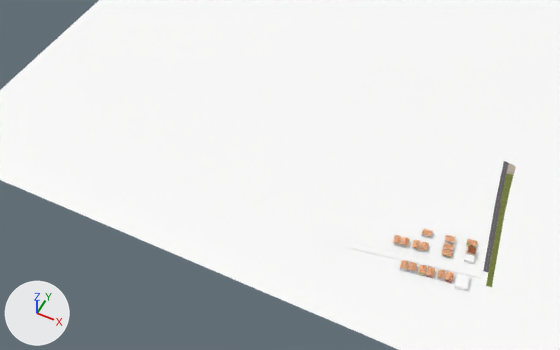
Before and after pictures for a commit that changed the FBX model My project/Assets/Mapa/mapa.fbx.
One viewpoint serves both versions: a camera (50 mm lens) standing at (0.002, -0.303, 0.26) and looking at (-0.106, -0.087, -0.01). Lighting does not change. The marker at lower left points along +X, +Y and +Z. Where no turn or scale is listed for an object, it has been applied to the vertices.

Before the edit, the objects in view are built like this:
```python
me_mesh_081 = bpy.data.meshes.new('Mesh.081')
me_mesh_081.from_pydata([(-0.0319, -0.0072, 0.0), (0.0324, 0.0047, 0.0), (-0.0324, -0.0047, 0.0), (0.0319, 0.0072, 0.0)], [], [(0, 1, 3, 2)])
me_mesh_081.materials.append(mat_lambert1)  # its picture is missing
me_mesh_082 = bpy.data.meshes.new('Mesh.082')
me_mesh_082.from_pydata(...)  # 14 vertices, 9 faces; spans x -0.0278..0.0278, y -0.0057..0.0056, z 0.0
me_mesh_082.materials.append(mat_lambert1)  # its picture is missing
# before: 0 (-0.0276, -0.0057, 0.0) at pixel (344, 246), 2 (-0.0276, -0.0057, 0.0) at pixel (344, 246), 4 (-0.0278, -0.0047, 0.0) at pixel (345, 244), 5 (-0.0278, -0.0047, 0.0) at pixel (345, 245)
me_mesh_083 = bpy.data.meshes.new('Mesh.083')
me_mesh_083.from_pydata(...)  # 14 vertices, 9 faces; spans x -0.0278..0.0277, y -0.0057..0.0057, z 0.0
me_mesh_083.materials.append(mat_lambert1)  # its picture is missing
# before: 0 (-0.0276, -0.0057, 0.0) at pixel (346, 240), 1 (-0.0276, -0.0057, 0.0) at pixel (346, 240), 2 (-0.0278, -0.0047, 0.0) at pixel (347, 238), 4 (-0.0278, -0.0047, 0.0) at pixel (347, 238)
me_mesh_085 = bpy.data.meshes.new('Mesh.085')
me_mesh_085.from_pydata(...)  # 36 vertices, 34 faces; spans x -0.016..0.0163, y -0.0036..0.0028, z 0.0
me_mesh_085.materials.append(mat_lambert1)  # its picture is missing
me_mesh_088 = bpy.data.meshes.new('Mesh.088')
me_mesh_088.from_pydata(...)  # 26 vertices, 12 faces; spans x -0.0081..0.0037, y -0.0185..0.045, z 0.0
me_mesh_088.materials.append(mat_calle_de_servicio_vicuña1)  # picture img_calle_de_servicio_vicuña_mackenna_1_jpg
ob_pasted__pcube15 = bpy.data.objects.new('pasted__pCube15', me_mesh_083)
ob_pasted__pcube15.location = (-0.0334, -0.1097, 0.0003)
ob_pcube15 = bpy.data.objects.new('pCube15', me_mesh_082)
ob_pcube15.location = (-0.033, -0.1131, 0.0003)
ob_pcube17 = bpy.data.objects.new('pCube17', me_mesh_085)
ob_pcube17.location = (-0.0329, -0.043, 0.0)
ob_pplane3 = bpy.data.objects.new('pPlane3', me_mesh_081)
ob_pplane3.location = (-0.0376, -0.1122, 0.0002)
ob_pplane4 = bpy.data.objects.new('pPlane4', me_mesh_088)
ob_pplane4.location = (-0.0073, -0.0861, 0.0)
# also in view: 'pCube19' at (-0.016, -0.003, 0.0); 'pCube16' at (-0.011, -0.072, 0.0); 'pPlane1' at (0.0, 0.0, 0.0); 'pCube18' at (-0.006, -0.076, 0.0)
```
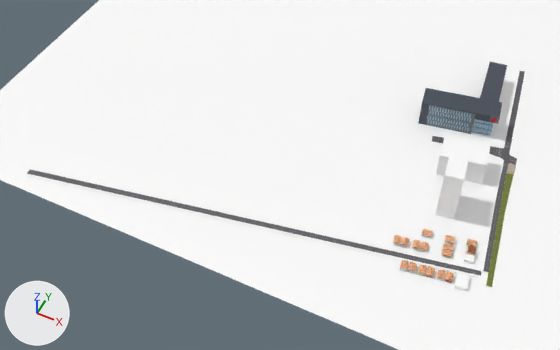
Pixel boxes [x1, y1, x2, y2] of what changed, in the pictures (560 x 350 px):
'pPlane5', added: after [27, 170, 481, 276]
'pCube22', added: after [421, 88, 502, 124]
'pCube25', added: after [436, 134, 491, 184]
'pCube24', added: after [435, 151, 470, 219]
'pCube15', reshaped (231% wider, 209% taller): before [345, 245, 482, 278]; after [26, 174, 482, 278]
'pasted__pCube15', reshaped (231% wider, 215% taller): before [347, 239, 483, 271]; after [31, 168, 483, 271]
'pCube21', added: after [471, 62, 507, 136]
'pCube20', added: after [418, 109, 474, 134]
'pPlane3', deleted: before [325, 236, 483, 276]
'pPlane7', added: after [504, 71, 525, 149]
'pCube27', added: after [500, 59, 522, 146]
'pCube17', moved: before [430, 142, 500, 161]; after [430, 141, 500, 161]
'pPlane6', added: after [432, 136, 504, 158]
'pPlane8', added: after [502, 148, 517, 166]
'pCube26', added: after [428, 132, 505, 148]

The change, as a diff of the scene's bpy script:
```diff
--- a/My project/Assets/Mapa/mapa.fbx.py
+++ b/My project/Assets/Mapa/mapa.fbx.py
@@ me_mesh_083 @@
 me_mesh_083.from_pydata(...)  # 14 vertices, 9 faces; spans x -0.0278..0.0277, y -0.0057..0.0057, z 0.0
+# me_mesh_083 part 2
+for i in [0, 1, 2, 4]: me_mesh_083.vertices[i].co += Vector((-0.1436, -0.0269, 0.0))
 me_mesh_083.materials.append(mat_lambert1)
@@ me_mesh_082 @@
 me_mesh_082.from_pydata(...)  # 14 vertices, 9 faces; spans x -0.0278..0.0278, y -0.0057..0.0056, z 0.0
+# me_mesh_082 part 1
+for i in [0, 2, 4, 5]: me_mesh_082.vertices[i].co += Vector((-0.1439, -0.0274, 0.0))
 me_mesh_082.materials.append(mat_lambert1)
@@ me_mesh_091 @@
+me_mesh_091.from_pydata([(-0.0029, -0.0076, -0.0128), (0.0049, -0.0065, -0.0128), (-0.0029, -0.0076, 0.0128), (0.0049, -0.0065, 0.0128), (-0.0049, 0.0065, 0.0128), (0.0029, 0.0076, 0.0128), (-0.0049, 0.0065, -0.0128), (0.0029, 0.0076, -0.0128)], [], [(0, 1, 3, 2), (2, 3, 5, 4), (4, 5, 7, 6), (6, 7, 1, 0), (1, 7, 5, 3), (6, 0, 2, 4)])
+me_mesh_091.materials.append(mat_lambert22)  # its picture is missing
@@ me_mesh_092 @@
+me_mesh_092.from_pydata([(-0.009, -0.0086, -0.0061), (0.0113, -0.0052, -0.0061), (-0.009, -0.0086, 0.0061), (0.0113, -0.0052, 0.0061), (-0.0113, 0.0052, 0.0061), (0.009, 0.0086, 0.0061), (-0.0113, 0.0052, -0.0061), (0.009, 0.0086, -0.0061)], [], [(0, 1, 3, 2), (2, 3, 5, 4), (4, 5, 7, 6), (6, 7, 1, 0), (1, 7, 5, 3), (6, 0, 2, 4)])
+me_mesh_092.materials.append(mat_lambert1)  # its picture is missing
@@ ob_pplane3 @@
-ob_pplane3 = bpy.data.objects.new('pPlane3', me_mesh_081)
@@ ob_pcube17 @@
 ob_pcube17 = bpy.data.objects.new('pCube17', me_mesh_085)
-ob_pcube17.location = (-0.0329, -0.043, 0.0)
+ob_pcube17.location = (-0.0329, -0.043, 0.0002)
@@ ob_pcube21 @@
+ob_pcube21 = bpy.data.objects.new('pCube21', me_mesh_089)  # 8 vertices, 6 faces; spans x -0.0065..0.0074, y -0.0212..0.0212, z -0.0051..0.0051; in mat_lambert19 (picture img_edificio_a_inacap_jpg)
+ob_pcube21.location = (-0.0325, -0.0088, 0.0051)
@@ ob_pplane8 @@
+ob_pplane8 = bpy.data.objects.new('pPlane8', me_mesh_098)  # 9 vertices, 4 faces; spans x -0.00498..0.00302, y -0.00573..0.00391, z 0.0..0.0002; in mat_lambert28 (picture img_cruce_vicuña_con_luis_matte_jpg)
+ob_pplane8.location = (-0.0124, -0.0366, 0.0)
@@ ob_pcube22 @@
+ob_pcube22 = bpy.data.objects.new('pCube22', me_mesh_090)  # 8 vertices, 6 faces; spans x -0.0185..0.0185, y -0.0084..0.0084, z -0.0018..0.0018; in mat_lambert20 (picture img_base_superior_inacap_jpg)
+ob_pcube22.location = (-0.0416, -0.0272, 0.0116)
@@ ob_pcube24 @@
+ob_pcube24 = bpy.data.objects.new('pCube24', me_mesh_091)
+ob_pcube24.location = (-0.0297, -0.0779, 0.0129)
@@ ob_pcube20 @@
+ob_pcube20 = bpy.data.objects.new('pCube20', me_mesh_088_1)  # 8 vertices, 6 faces; spans x -0.0132..0.0132, y -0.0074..0.0074, z -0.0049..0.0049; in mat_lambert21 (picture img_edificio_b_inacap_jpg)
+ob_pcube20.location = (-0.0469, -0.0282, 0.0049)
@@ ob_pcube27 @@
+ob_pcube27 = bpy.data.objects.new('pCube27', me_mesh_095)  # 12 vertices, 10 faces; spans x -0.0054..0.0054, y -0.0325..0.0325, z -0.0001..0.0001; in mat_lambert1 (its picture is missing)
+ob_pcube27.location = (-0.0227, 0.0001, 0.0001)
@@ ob_pcube26 @@
+ob_pcube26 = bpy.data.objects.new('pCube26', me_mesh_094)  # 42 vertices, 37 faces; spans x -0.0174..0.0172, y -0.0045..0.0045, z -0.0001..0.0001; in mat_lambert1 (its picture is missing)
+ob_pcube26.location = (-0.0343, -0.0365, 0.0001)
@@ ob_pplane6 @@
+ob_pplane6 = bpy.data.objects.new('pPlane6', me_mesh_096)  # 26 vertices, 12 faces; spans x -0.0164..0.017, y -0.0054..0.0059, z 0.0..0.0002; in mat_lambert25 (picture img_luis_matte_1_jpg)
+ob_pplane6.location = (-0.0329, -0.0392, 0.0001)
@@ ob_pplane5 @@
+ob_pplane5 = bpy.data.objects.new('pPlane5', me_mesh_093)  # 26 vertices, 12 faces; spans x -0.1..0.1, y -0.02..0.02, z 0.0; in mat_lambert24 (picture img_av_arquitecto_jpg)
+ob_pplane5.location = (-0.1055, -0.1249, 0.0002)
@@ ob_pcube25 @@
+ob_pcube25 = bpy.data.objects.new('pCube25', me_mesh_092)
+ob_pcube25.location = (-0.0312, -0.0543, 0.0061)
@@ ob_pplane7 @@
+ob_pplane7 = bpy.data.objects.new('pPlane7', me_mesh_097)  # 4 vertices, 1 face; spans x -0.0054..0.0054, y -0.0288..0.0288, z 0.0; in mat_lambert26 (picture img_calle_de_servicio_vicuña_mackenna_2_jpg)
+ob_pplane7.location = (-0.0197, -0.0044, 0.0)
```
